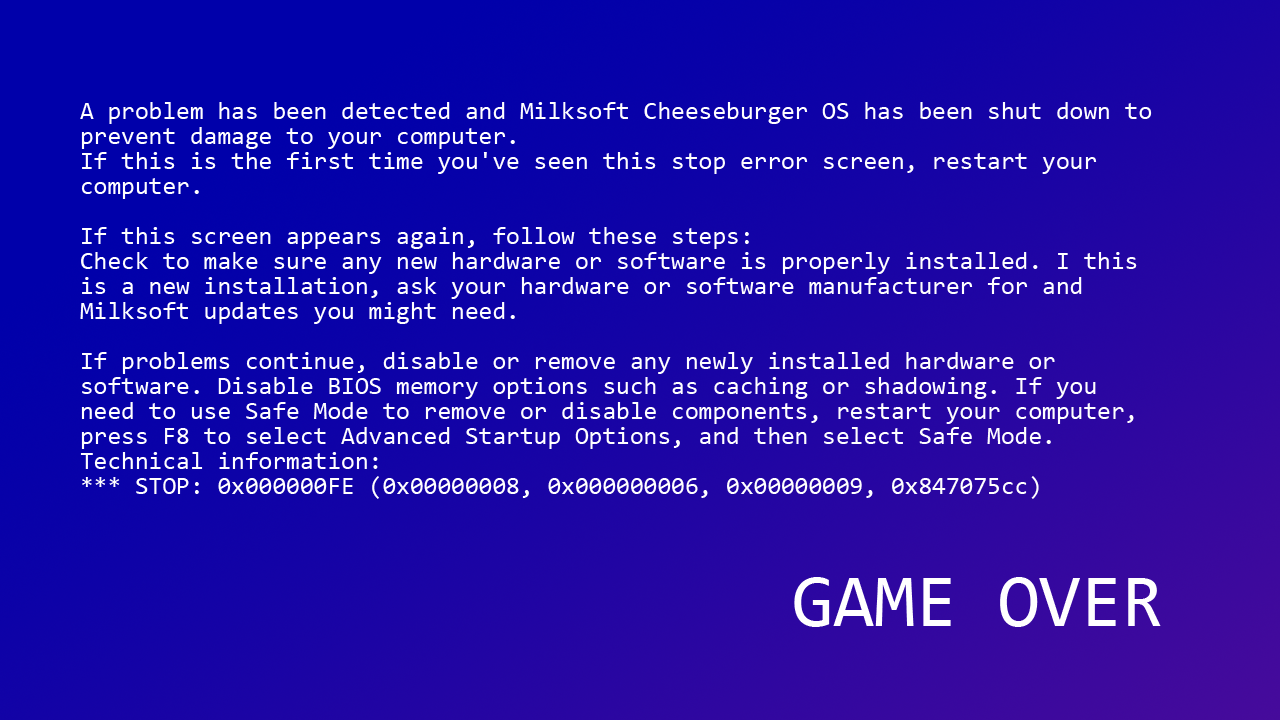
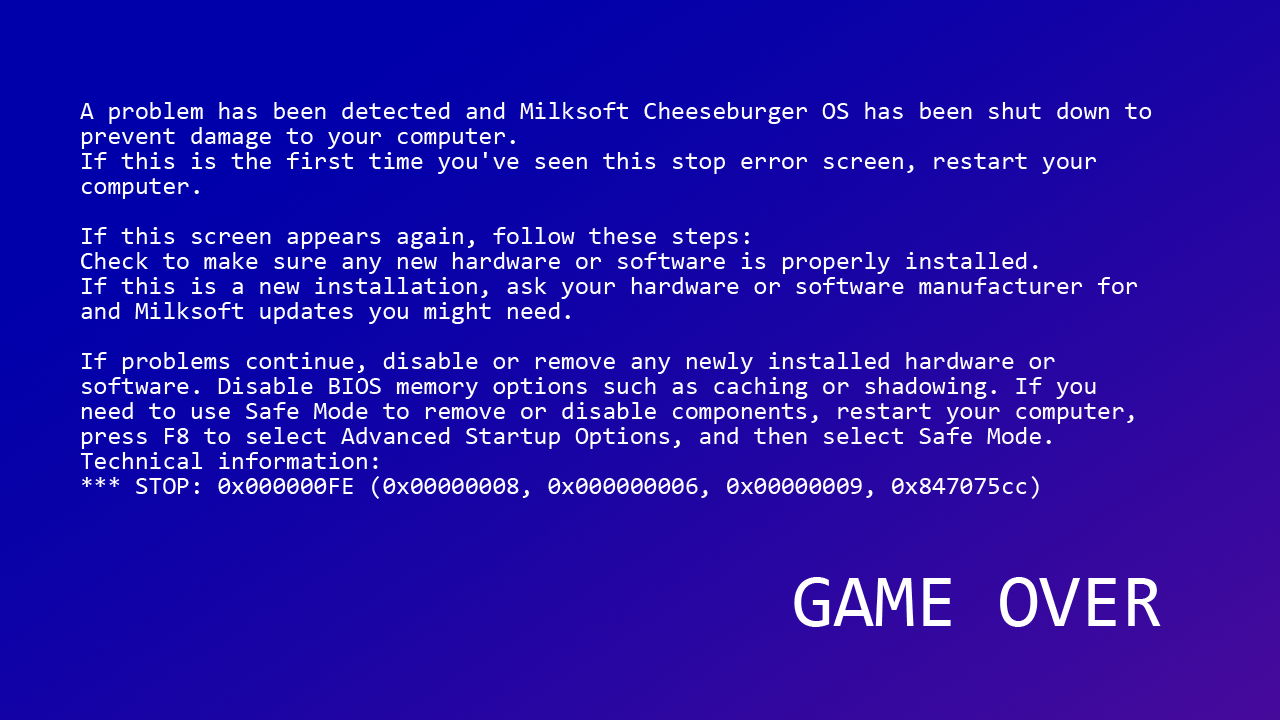
The second 1280 × 720 image is a revision of the first. Changes to its layers:
painted on "A problem has been detected and Milksoft Cheeseburger OS has be" over left=80, top=252, right=1138, bottom=324